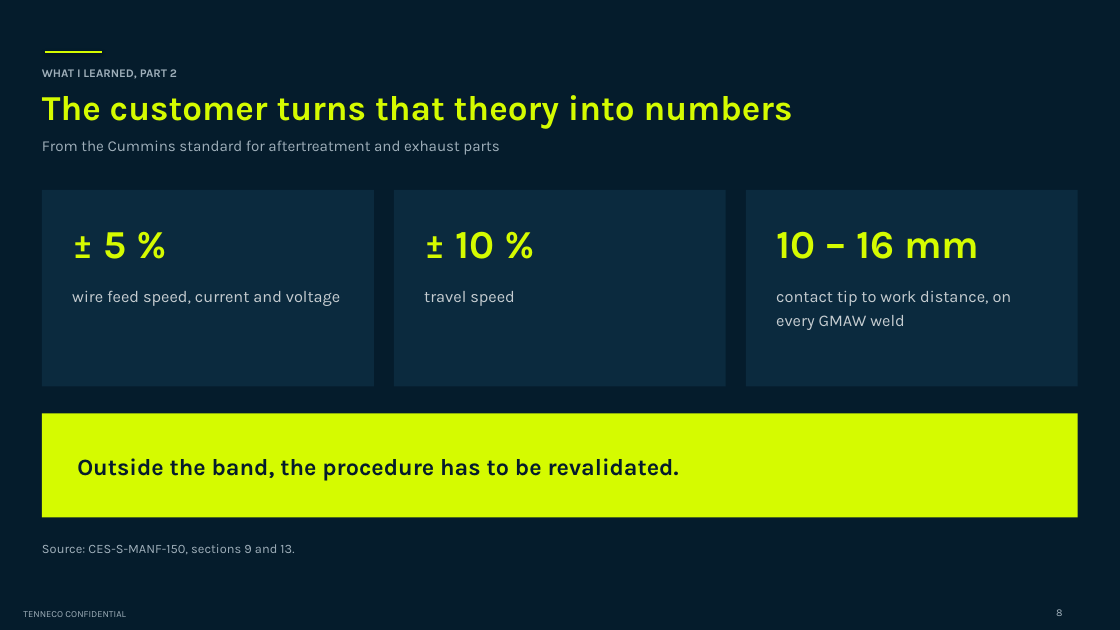
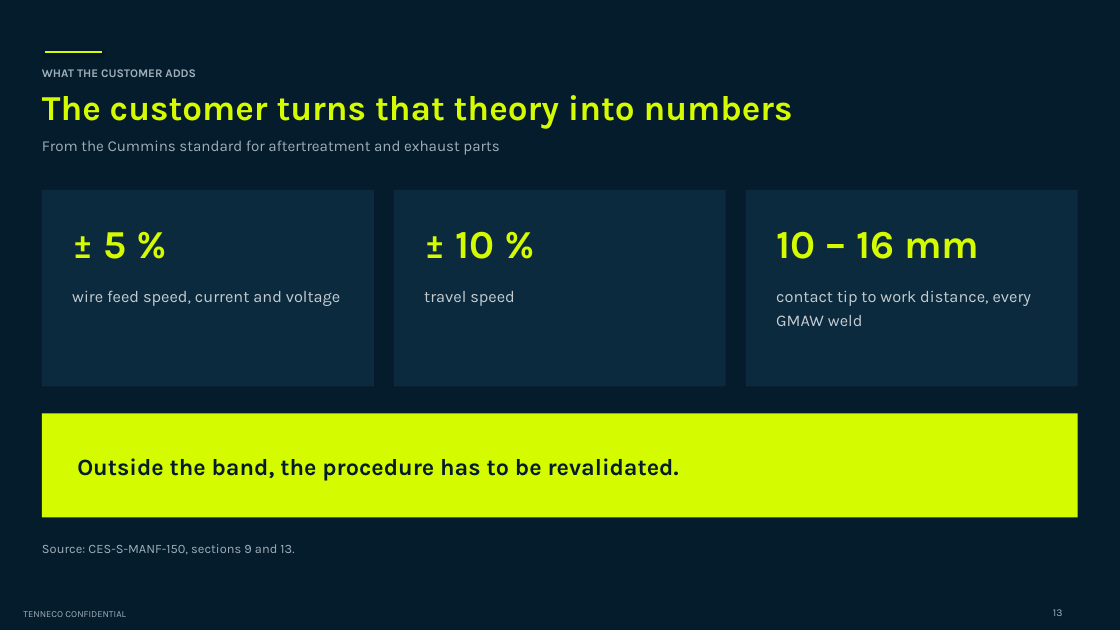
Before and after one commit to adaircarried/Claude-Design, a slide deck: slide 13 of presentations/Tenneco_Intern_Project_Diego_de_Leon.pptx (slide 8 before the commit). Drawn at 1120x630 pixels with LibreOffice and Linux fonts; fonts in the diff are those of the drawing; background and template pictures are left out. Boxes give left, top, right and bottom in pixels: in the first picture for what was removed or moved away, otherwise in the second. Text is boxed around its words. In the diff, an @@ line names an element or a change of style, - is before the commit and + after.

```diff
--- a/presentations/Tenneco_Intern_Project_Diego_de_Leon.pptx
+++ b/presentations/Tenneco_Intern_Project_Diego_de_Leon.pptx
@@ text at (42,69,196,77): text changed @@
-WHAT I LEARNED, PART 2
+WHAT THE CUSTOMER ADDS
@@ text at (776,291,1032,326): text changed @@
-contact tip to work distance, on every GMAW weld
+contact tip to work distance, every GMAW weld
@@ text at (1053,609,1063,616): text changed @@
-8
+13
```
Also in this commit, not shown: 7 other slides changed, 6 slides added, 1 slide removed, 3 other files.
